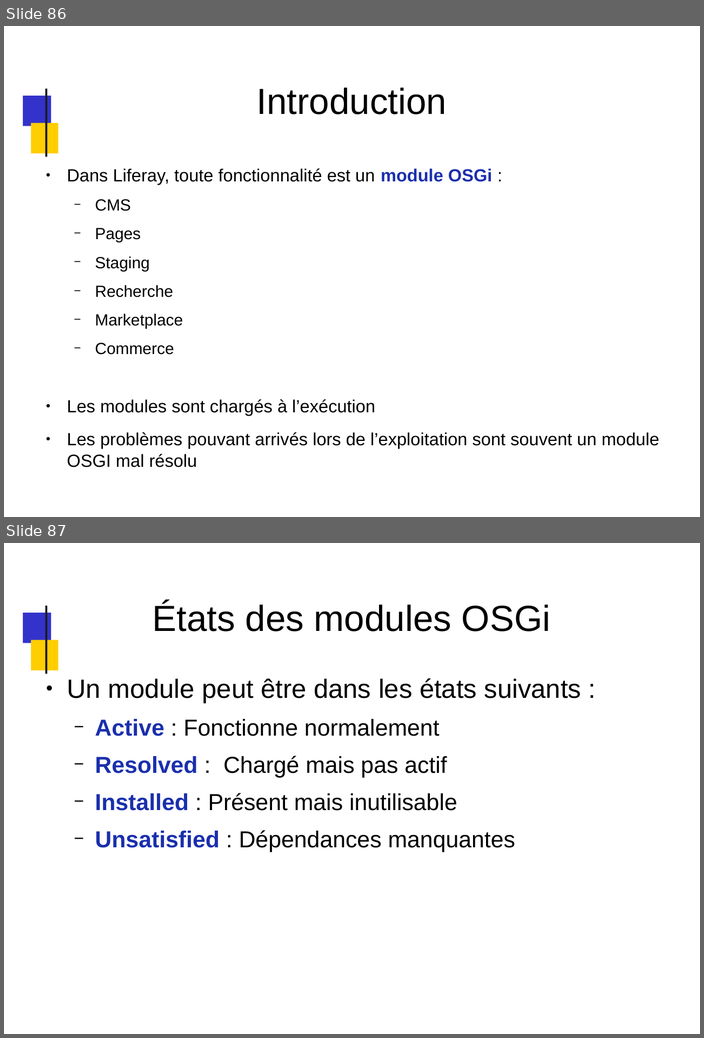
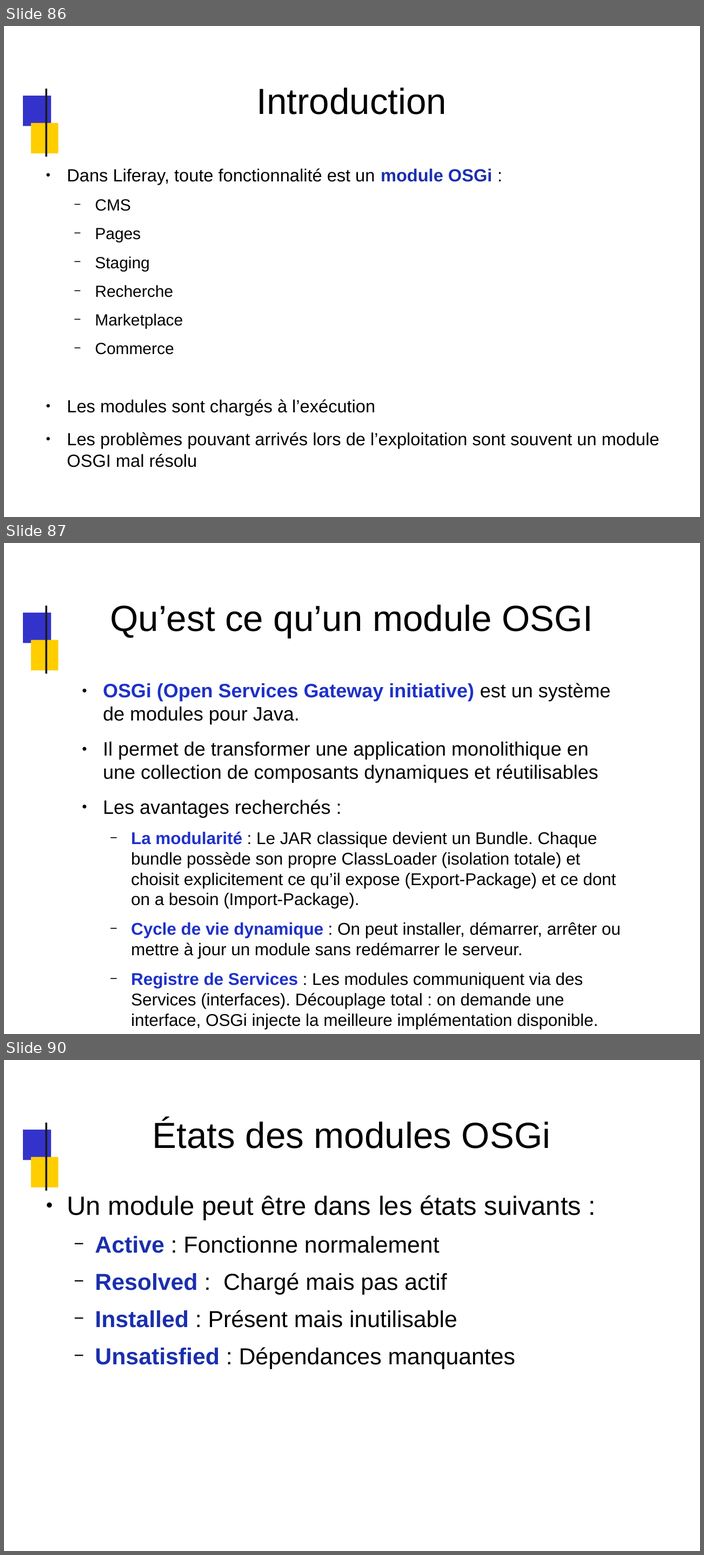
Before and after one commit to dthibau/liferay, a slide deck: Lrd7.pptx. Shown one above the other, each under a label of ours: slides 86 and 87 before the commit, slides 86, 87 and 90 after it; the slides between them are not shown. The pictures are 704x1038 and 704x1555 pixels, drawn with LibreOffice and Linux fonts; fonts in the diff are those of the drawing; background and template pictures are left out. Boxes give left, top, right and bottom in pixels: in the first picture for what was removed or moved away, otherwise in the second. Text is boxed around its words. In the diff, an @@ line names an element or a change of style, - is before the commit and + after.

Commit message:
Slides OSGI

```diff
--- a/Lrd7.pptx
+++ b/Lrd7.pptx
@@ slide 87 added at bbox=[4, 543, 700, 1034], background #FFFFFF; not listed: 3 template elements that a slide beside it also shows @@
@@ title added at bbox=[110, 605, 593, 638], 44 pt, text #000000 @@
+Qu’est ce qu’un module OSGI
@@ text added at bbox=[103, 683, 620, 1009], 20.6 pt, text #000000 @@
+● OSGi (Open Services Gateway initiative) est un système de modules pour Java.
+● Il permet de transformer une application monolithique en une collection de composants dynamiques et réutilisables
+● Les avantages recherchés :
+  − La modularité : Le JAR classique devient un Bundle. Chaque bundle possède son propre ClassLoader (isolation totale) et choisit explicitement ce qu’il expose (Export-Package) et ce dont on a besoin (Import-Package).
+  − Cycle de vie dynamique : On peut installer, démarrer, arrêter ou mettre à jour un module sans redémarrer le serveur.
+  − Registre de Services : Les modules communiquent via des Services (interfaces). Découplage total : on demande une interface, OSGi injecte la meilleure implémentation disponible.
@@ what was slide 87 is now slide 90 @@
```
Also in this commit, not shown: 43 slides changed, 2 other slides added, 3 other files.
